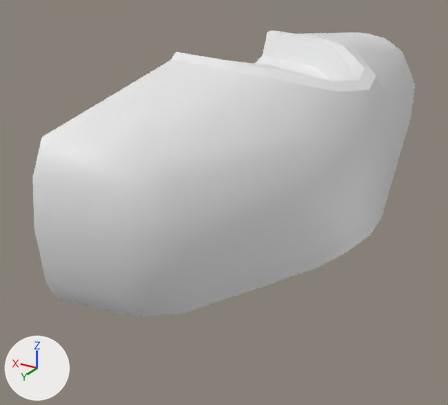
What one commit did to the FBX model Assets/02_Art/Meshes/SM_CarLeft.fbx.
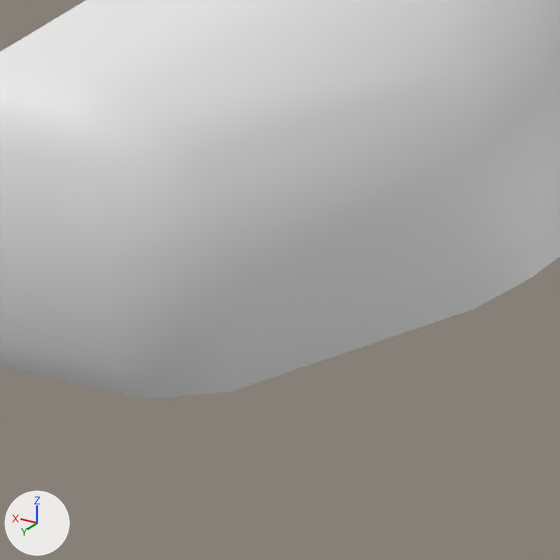
Each version appears first whole from a 50 mm lens placed at (-2.85, 5.27, 1.91), pointed at (-0.06, 0.61, -0.42), and next in a close-up on the part from 13% to 81% of the width and 24% to 100% of the height. The axes (+X, +Y, +Z) are drawn at lower left. The lights are the same throughout. Where no turn or scale is listed for an object, it has been applied to the vertices.
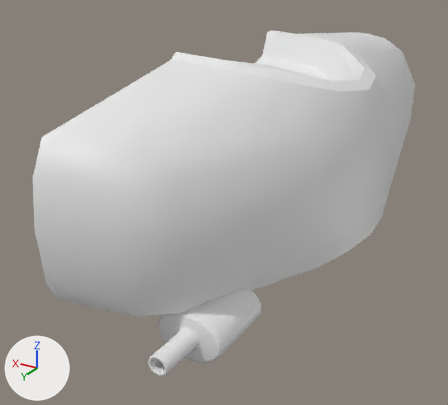
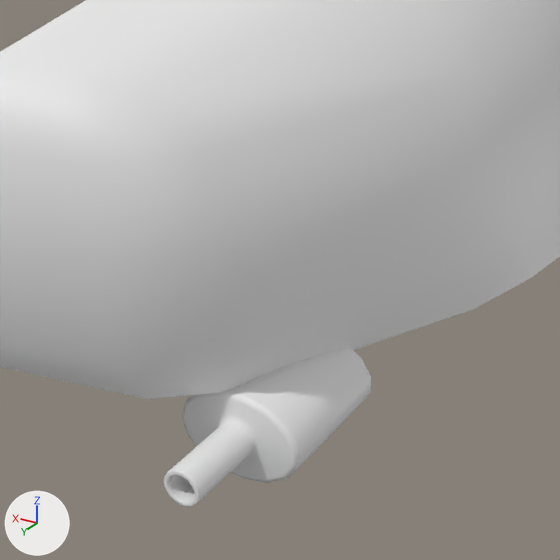
Edits to the bpy script that builds the scene:
```text
Change me_mesh:
    used by ob_box002; location = (0.0, 0.0, 0.0)
    remove me_mesh.from_pydata(...)  # 194 vertices, 196 faces; spans x -1.44..0.02, y -2.99..2.85, z -0.49..1.08
    add me_mesh.from_pydata(...)  # 404 vertices, 800 faces; spans x -1.44..0.02, y -2.99..2.85, z -0.75..1.08
    me_mesh part 1: a new loose piece of 210 vertices spanning x -1.12..-0.6, y 1.86..2.77, z -0.75..-0.38
    me_mesh part 2
    188 faces are deleted
    376 new faces join them
```

Boxes (x1, y1, x2, y2) around the edits, measured in the close-ups (560 x 560 px):
'Box002', reshaped
    before: (0, 0, 560, 399)
    after: (0, 0, 560, 507)
part 1 of me_mesh, added
    after: (164, 348, 371, 507)
part 2 of me_mesh, built on
    both: (169, 347, 356, 397)
